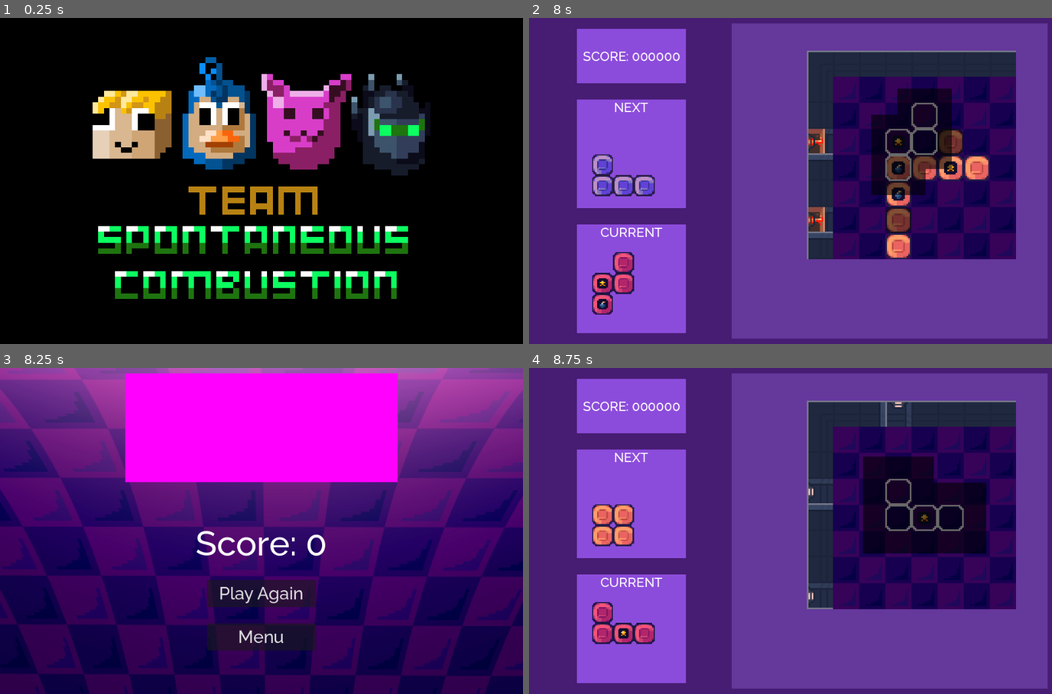
Above: before the commit, frames 1-4 (two rows, left to right).
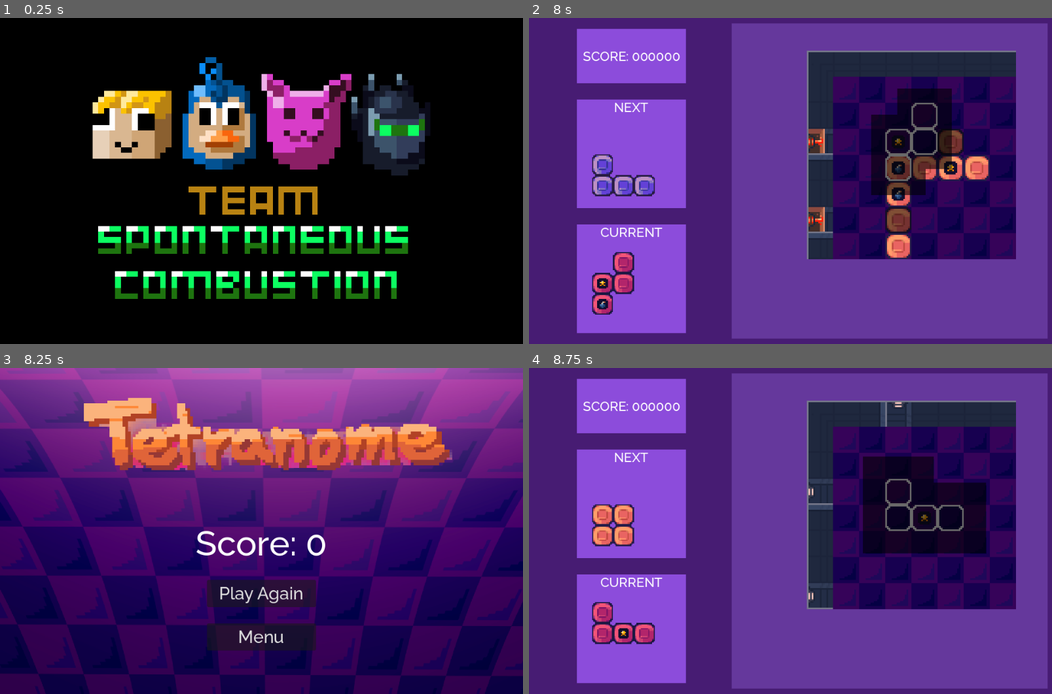
Above: after the commit, the same moments.

Repository: ijzm/LDJAM54
Game: Godot game, scene res://Levels/TSC.tscn
Same seed, same stepped clock (60 frames per second), same inputs: the game is played once before the commit and once after it. Sound files missing from this copy of the repository are replaced by a short silence.
Inputs (mouse positions are in pixels of both pictures, inside the frame that each line leads up to):
- Up to frame 1 (0.25 s): no input
- Up to frame 2 (8 s): tap Enter at 0.5, 4.25, 6.5 s; move the mouse to (905, 164) at 0.52 s; hold D (Move_Right) 0.53-1.25 s; hold X (Move_Drop) 0.53-1.25 s; click (905, 164) at 0.67 s; tap Space at 0.77, 2.27, 3.5, 3.77, 4.52, 5, 5.27, 6.77, 7.52 s; click "Play (Easy)" at 1.25 s; move the mouse to (685, 197) at 2.02 s; hold S (Move_Down) 2.03-2.78 s; tap Z (Move_Rotate_Clockwise) at 2.1, 6.6 s; move the mouse to (842, 109) at 2.77 s; hold D (Move_Right) 2.78-3.53 s; hold C (Move_Rotate_Counter_Clockwise) 2.78-3.53 s; move the mouse to (764, 246) at 3.52 s; hold W (Move_Up) 3.53-4.28 s; tap X (Move_Drop) at 3.6 s; click (764, 246) at 3.67 s; move the mouse to (947, 229) at 4.27 s; hold Z (Move_Rotate_Clockwise) 4.28-5.03 s; hold A (Move_Left) 4.28-5.78 s; move the mouse to (633, 132) at 5.02 s; tap C (Move_Rotate_Counter_Clockwise) at 5.1 s; move the mouse to (816, 181) at 5.77 s; hold S (Move_Down) 5.78-6.53 s; hold X (Move_Drop) 5.78-6.53 s; click (816, 181) at 5.92 s; move the mouse to (712, 99) at 6.52 s; hold D (Move_Right) 6.53-7.28 s; move the mouse to (905, 164) at 7.27 s; hold W (Move_Up) from 7.28 s (still down); hold C (Move_Rotate_Counter_Clockwise) from 7.28 s (still down)
- Up to frame 3 (8.25 s): move the mouse to (156, 547) at 8.02 s; release W (Move_Up) at 8.03 s; release C (Move_Rotate_Counter_Clockwise) at 8.03 s; hold D (Move_Right) from 8.03 s (still down); tap X (Move_Drop) at 8.1 s; click (156, 547) at 8.17 s
- Up to frame 4 (8.75 s): keep holding D (Move_Right); tap Space at 8.27 s

Frames 1-2 are identical in both runs. In frame 3, 19% of the frame differs, in the area x 16-87%, y 1-36%; in frame 4, nothing differs.

Commit message:
Added logo to game over screen

Diff:
--- a/Levels/game_over.tscn
+++ b/Levels/game_over.tscn
@@ -3,8 +3,7 @@
 [ext_resource type="Script" path="res://Scripts/Game_Over.gd" id="1_b6otd"]
 [ext_resource type="FontFile" uid="uid://dcshewn2ay64t" path="res://Graphics/Raleway-Medium.ttf" id="2_axvq3"]
 [ext_resource type="Texture2D" uid="uid://b71mun7plt47o" path="res://Graphics/Title_screen_background.png" id="2_iv7w0"]
-
-[sub_resource type="PlaceholderTexture2D" id="PlaceholderTexture2D_eirue"]
+[ext_resource type="Texture2D" uid="uid://ckk8w7iws81ag" path="res://Graphics/Tetranome logo.png" id="3_4i8mw"]
 
 [node name="Game_Over" type="Node"]
 script = ExtResource("1_b6otd")
@@ -34,12 +33,14 @@
 grow_horizontal = 2
 grow_vertical = 2
 
-[node name="TextureRect" type="TextureRect" parent="CanvasLayer/VBoxContainer"]
-custom_minimum_size = Vector2(500, 200)
+[node name="TextureRect2" type="TextureRect" parent="CanvasLayer/VBoxContainer"]
+custom_minimum_size = Vector2(700, 200)
+layout_direction = 1
 layout_mode = 2
 size_flags_horizontal = 4
 size_flags_vertical = 4
-texture = SubResource("PlaceholderTexture2D_eirue")
+texture = ExtResource("3_4i8mw")
+stretch_mode = 5
 
 [node name="VBoxContainer" type="VBoxContainer" parent="CanvasLayer/VBoxContainer"]
 layout_mode = 2
@@ -50,7 +51,7 @@
 layout_mode = 2
 theme_override_fonts/font = ExtResource("2_axvq3")
 theme_override_font_sizes/font_size = 64
-text = "Score: 00a"
+text = "Score: 0000"
 horizontal_alignment = 1
 
 [node name="Play_Again" type="Button" parent="CanvasLayer/VBoxContainer/VBoxContainer"]
